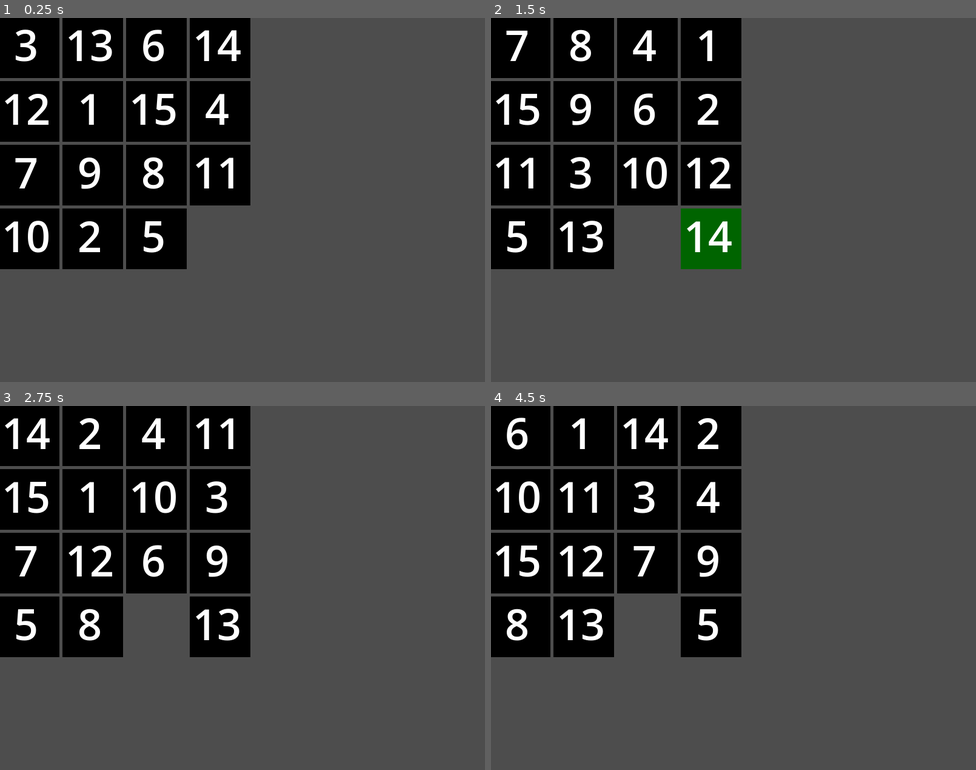
Above: before the commit, frames 1-4 (two rows, left to right).
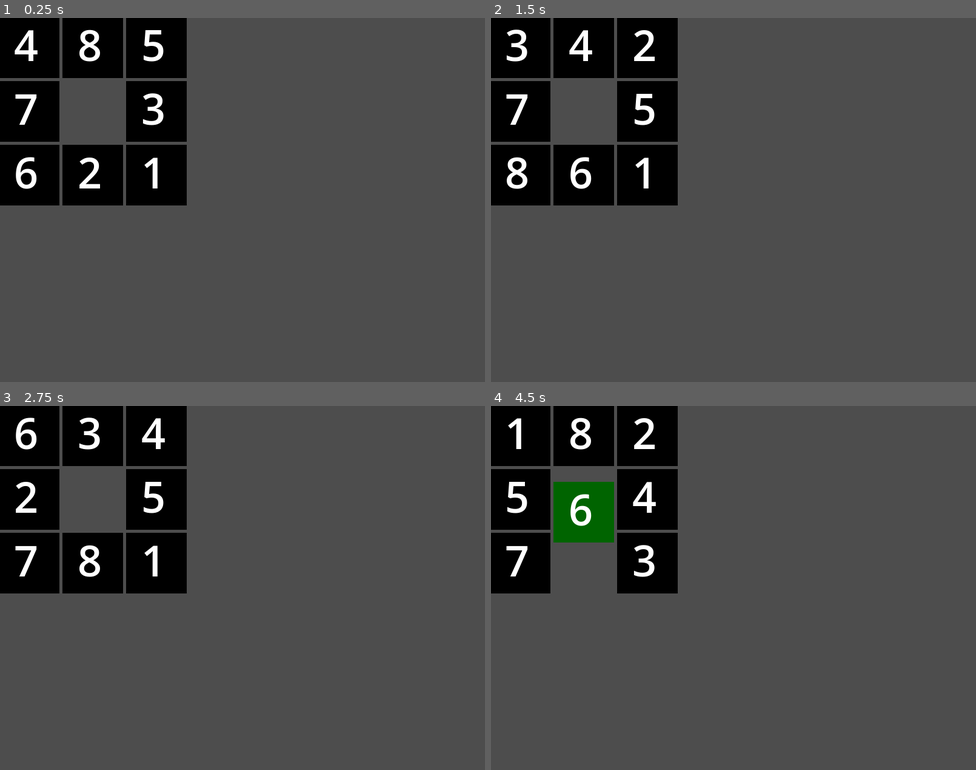
Above: after the commit, the same moments.

Repository: opensourceame/slider
Game: Godot game, scene res://scenes/Game.tscn
Same seed, same stepped clock (60 frames per second), same inputs: the game is played once before the commit and once after it.
Inputs (mouse positions are in pixels of both pictures, inside the frame that each line leads up to):
- Up to frame 1 (0.25 s): no input
- Up to frame 2 (1.5 s): tap Enter (ui_accept) at 0.5, 0.77, 1.25 s; move the mouse to (840, 181) at 0.52 s; click (840, 181) at 0.67 s; move the mouse to (636, 218) at 1.27 s; click (636, 218) at 1.42 s
- Up to frame 3 (2.75 s): tap Enter (ui_accept) at 1.52, 2 s; move the mouse to (291, 507) at 2.02 s; click (291, 507) at 2.17 s
- Up to frame 4 (4.5 s): tap Enter (ui_accept) at 2.75, 3.02, 3.5, 3.77, 4.25 s; move the mouse to (709, 660) at 2.77 s; click (709, 660) at 2.92 s; move the mouse to (879, 642) at 3.52 s; click (879, 642) at 3.67 s; move the mouse to (588, 533) at 4.27 s; click (588, 533) at 4.42 s

The runs differ from the first frame. In frame 1, 17% of the frame differs, in the area x 0-52%, y 0-69%; in frame 2, 16%; in frame 3, 16%; in frame 4, 19%.

Commit message:
add sliding

Diff:
--- a/scripts/GameManager.gd
+++ b/scripts/GameManager.gd
@@ -1,9 +1,9 @@
 extends Node2D
 
-var grid_size = Vector2(4, 4)
+var grid_size = Vector2(3, 3)
 var tile_size = 100
 var tiles = []
-var empty_position = Vector2(3, 3)
+var empty_position = Vector2(1, 1)
 var tile_scene: PackedScene
 var game_won = false
 var normal_style: StyleBox
@@ -67,16 +67,22 @@
 		var start_x = 0
 		var start_y = 0
 
-		tile.position = Vector2(
+		var target_position = Vector2(
 			start_x + empty_position.x * (tile_size + spacing),
 			start_y + empty_position.y * (tile_size + spacing)
 		)
+
+		# Create sliding animation
+		var tween = create_tween()
+		tween.set_ease(Tween.EASE_OUT)
+		tween.set_trans(Tween.TRANS_QUART)
+		tween.tween_property(tile, "position", target_position, 0.2)
+
 		tile.grid_position = empty_position
 		empty_position = tile_pos
 
-		if check_win():
-			game_won = true
-			print("You won!")
+		# Check win condition after animation completes
+		tween.tween_callback(check_win_after_move)
 
 func can_move(position):
 	var diff = position - empty_position
@@ -97,6 +103,11 @@
 				return false
 			expected += 1
 	return true
+
+func check_win_after_move():
+	if check_win():
+		game_won = true
+		print("You won!")
 
 func _unhandled_input(event):
 	if event.is_action_pressed("ui_accept"):
